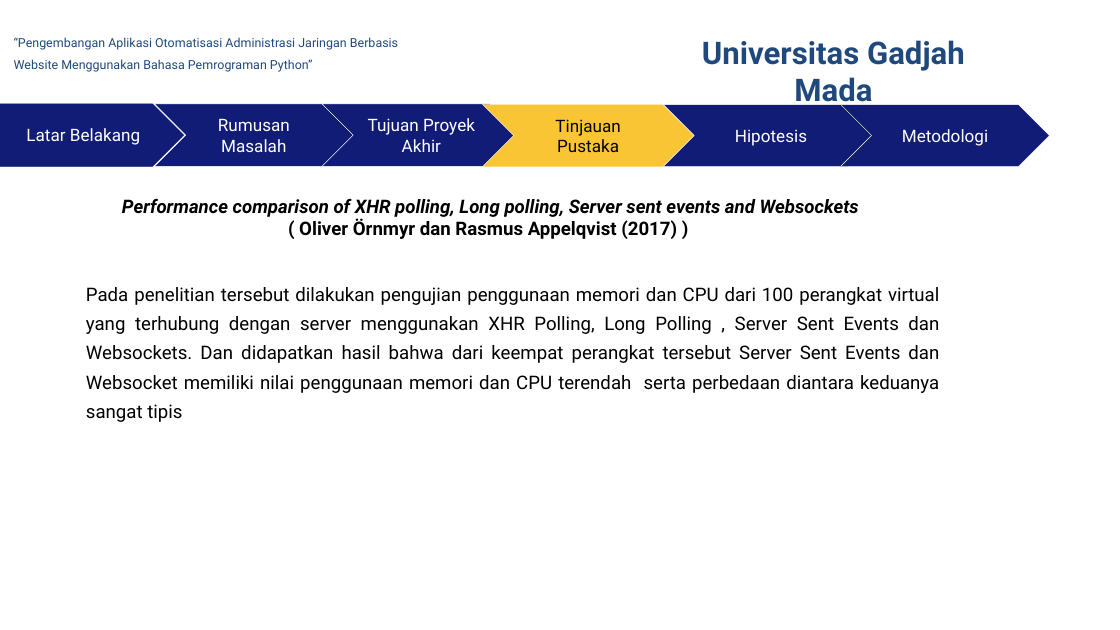
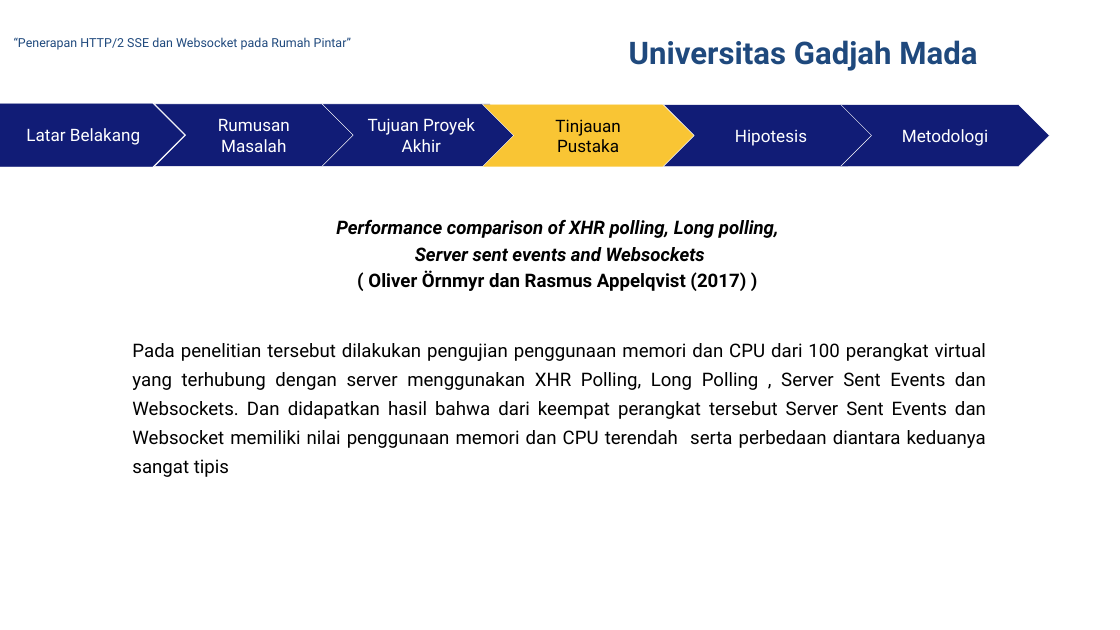
Before and after one commit to rusminto/ws_sse, a slide deck: slide 18 of berkas/ppt muham.pptx (slide 11 before the commit). Drawn at 1120x630 pixels with LibreOffice and Linux fonts; fonts in the diff are those of the drawing; background and template pictures are left out. Boxes give left, top, right and bottom in pixels: in the first picture for what was removed or moved away, otherwise in the second. Text is boxed around its words. In the diff, an @@ line names an element or a change of style, - is before the commit and + after.

```diff
--- a/berkas/ppt muham.pptx
+++ b/berkas/ppt muham.pptx
@@ text "Universitas Gadjah Mada" rewrapped from box(702, 40, 965, 109) to box(629, 40, 977, 71) @@
@@ text at box(14, 37, 351, 50): text changed @@
-“Pengembangan Aplikasi Otomatisasi Administrasi Jaringan Berbasis Website Menggunakan Bahasa Pemrograman Python”
+“Penerapan HTTP/2 SSE dan Websocket pada Rumah Pintar”
@@ text "Performance comparison of XHR polling, ...": place and size @@
-text "Performance comparison of XHR polling, ..." at box(122, 198, 859, 239)
+text "Performance comparison of XHR polling, ..." at box(336, 219, 779, 291)
@@ text at box(336, 219, 779, 262): text changed @@
-Performance comparison of XHR polling, Long polling, Server sent events and Websockets
+Performance comparison of XHR polling, Long polling,
+Server sent events and Websockets
@@ text at box(368, 270, 746, 291): line spacing 1 to 1.2 @@
@@ text "Pada penelitian tersebut dilakukan pengujian ...": place and size @@
-text "Pada penelitian tersebut dilakukan pengujian ..." at box(86, 287, 939, 393)
+text "Pada penelitian tersebut dilakukan pengujian ..." at box(132, 343, 986, 448)
```
Also in this commit, not shown: 15 other slides changed, 9 slides added, 12 other files.
